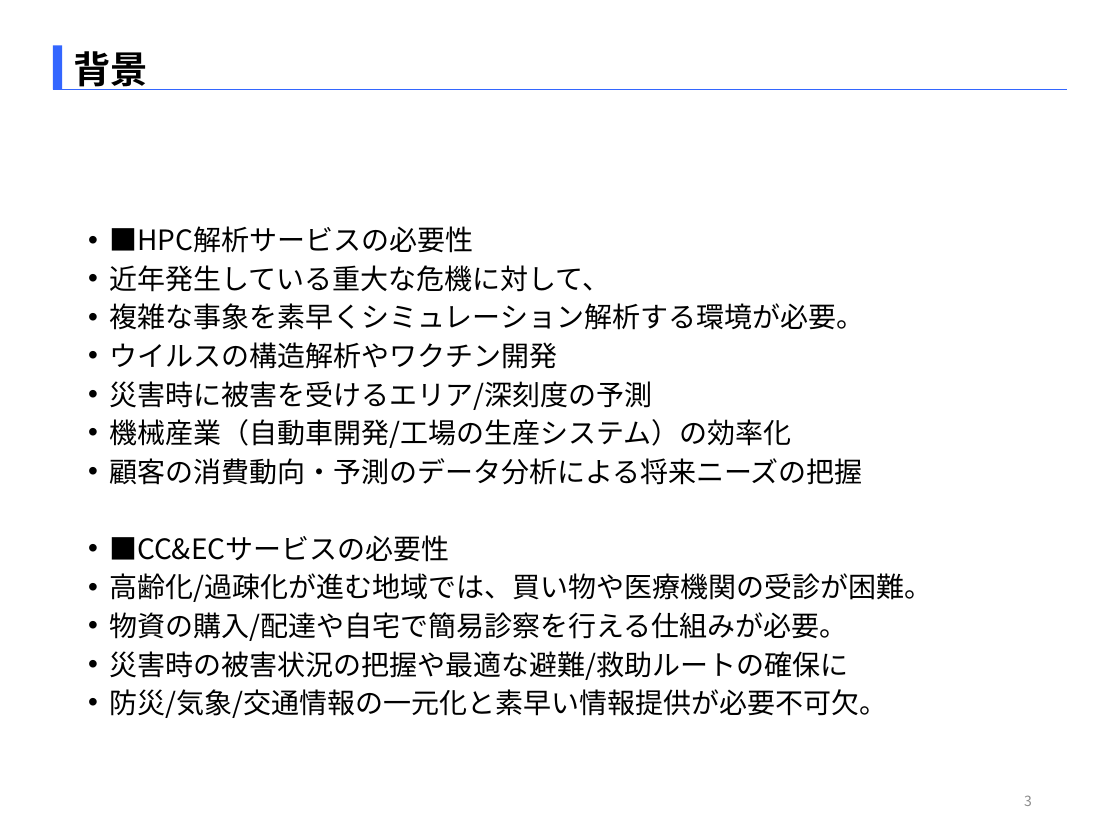
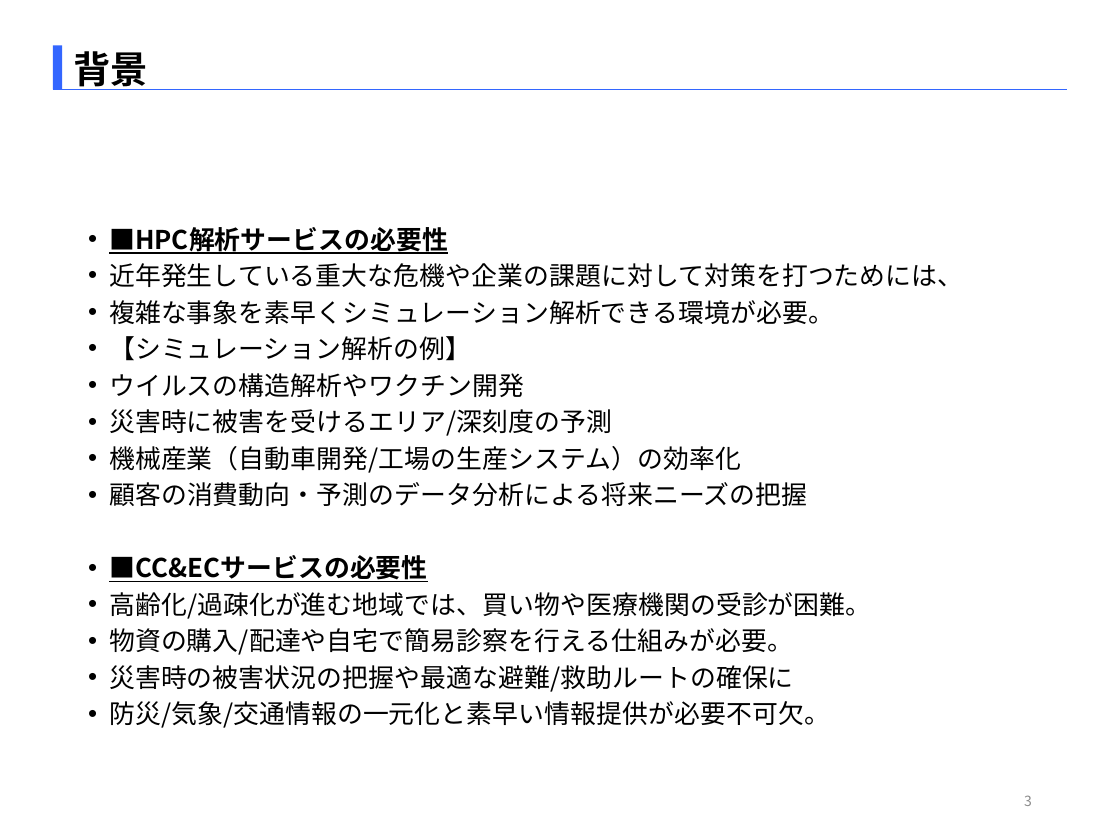
Before and after one commit to SITH-YN/PythonTool, a slide deck: slide 3 of Temp/EMB本部_中村洋太_290863_[HPC解析_CC&ECサービス].pptx. Drawn at 1120x840 pixels with LibreOffice and Linux fonts; fonts in the diff are those of the drawing. Boxes give left, top, right and bottom in pixels: in the first picture for what was removed or moved away, otherwise in the second. Text is boxed around its words. In the diff, an @@ line names an element or a change of style, - is before the commit and + after.

```diff
--- a/Temp/EMB本部_中村洋太_290863_[HPC解析_CC&ECサービス].pptx
+++ b/Temp/EMB本部_中村洋太_290863_[HPC解析_CC&ECサービス].pptx
@@ text at <box>109,227,871,728</box>: size 18 to 16.6 pt in "■HPC解析サービスの必要性", "ウイルスの構造解析やワクチン開発", "災害時に被害を受けるエリア/深刻度の予測", "機械産業（自動車開発/工場の生産システム）の効率化" and 6 more places; bold on, underline on in "■HPC解析サービスの必要性", "■CC&ECサービスの必要性" @@
@@ text at <box>109,263,963,361</box>: text changed; size 18 to 16.6 pt @@
-• 近年発生している重大な危機に対して、
-• 複雑な事象を素早くシミュレーション解析する環境が必要。
+• 近年発生している重大な危機や企業の課題に対して対策を打つためには、
+• 複雑な事象を素早くシミュレーション解析できる環境が必要。
+• 【シミュレーション解析の例】
```
Also in this commit, not shown: 10 other slides changed.
